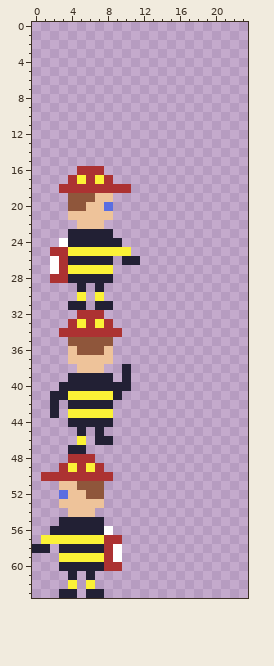
One commit to this pixel-art sprite: ASSETS/Sprites/player.png. Above, as it was before the edit.
The file is 24x64 pixels.
The result:
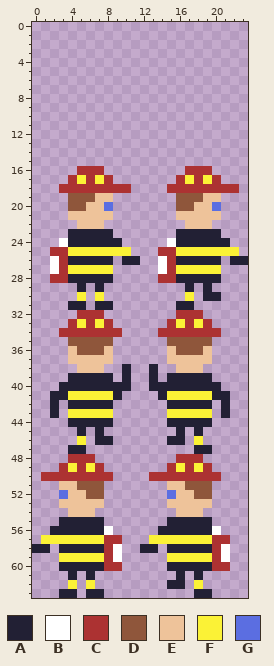
Palette (. is transparent): A #222034  B #ffffff  C #ac3232  D #8f563b  E #eec39a  F #fbf236  G #5b6ee1
The exact change:
y 16: x 17..19 ... -> CCC
y 17: x 16..20 ..... -> CFCFC
y 18: x 15..22 ........ -> CCCCCCCC
y 19: x 16..20 ..... -> DDDEE
y 20: x 16..20 ..... -> DDEEG
y 21: x 16..20 ..... -> EEEEE
y 22: x 17..19 ... -> EEE
y 23: x 16..20 ..... -> AAAAA
y 24: x 15..21 ....... -> BAAAAAA
y 25: x 14..22 ......... -> CCFFFFFFF
y 26: x 14..20 ....... -> BCAAAAA; x 22..23 .. -> AA
y 27: x 14..20 ....... -> BCFFFFF
y 28: x 14..20 ....... -> CCAAAAA
y 29: x 17 . -> A; x 19 . -> A
y 30: x 17 . -> F; x 19..20 .. -> AA
y 31: x 16..17 .. -> AA
y 32: x 16..18 ... -> CCC
y 33: x 15..19 ..... -> CFCFC
y 34: x 14..20 ....... -> CCCCCCC
y 35: x 15..19 ..... -> DDDDD
y 36: x 15..19 ..... -> EDDDE
y 37: x 15..19 ..... -> EEEEE
y 38: x 13 . -> A; x 16..18 ... -> EEE
y 39: x 13 . -> A; x 15..19 ..... -> AAAAA
y 40: x 13..20 ........ -> AAAAAAAA
y 41: x 14..21 ........ -> AFFFFFAA
y 42: x 15..19 ..... -> AAAAA; x 21 . -> A
y 43: x 15..19 ..... -> FFFFF; x 21 . -> A
y 44: x 15..19 ..... -> AAAAA
y 45: x 16 . -> A; x 18 . -> A
y 46: x 15..16 .. -> AA; x 18 . -> F
y 47: x 18..19 .. -> AA
y 48: x 16..18 ... -> CCC
y 49: x 15..19 ..... -> CFCFC
y 50: x 13..20 ........ -> CCCCCCCC
y 51: x 15..19 ..... -> EEDDD
y 52: x 15..19 ..... -> GEEDD
y 53: x 15..19 ..... -> EEEEE
y 54: x 16..18 ... -> EEE
y 55: x 15..19 ..... -> AAAAA
y 56: x 14..20 ....... -> AAAAAAB
y 57: x 13..21 ......... -> FFFFFFFCC
y 58: x 12..13 .. -> AA; x 15..21 ....... -> AAAAACB
y 59: x 15..21 ....... -> FFFFFCB
y 60: x 15..21 ....... -> AAAAACC
y 61: x 16 . -> A; x 18 . -> A
y 62: x 15..16 .. -> AA; x 18 . -> F
y 63: x 18..19 .. -> AA
Changed places in both pictures, as pixel boxes (x1, y1, x2, y2):
added: (140, 166, 248, 598)
